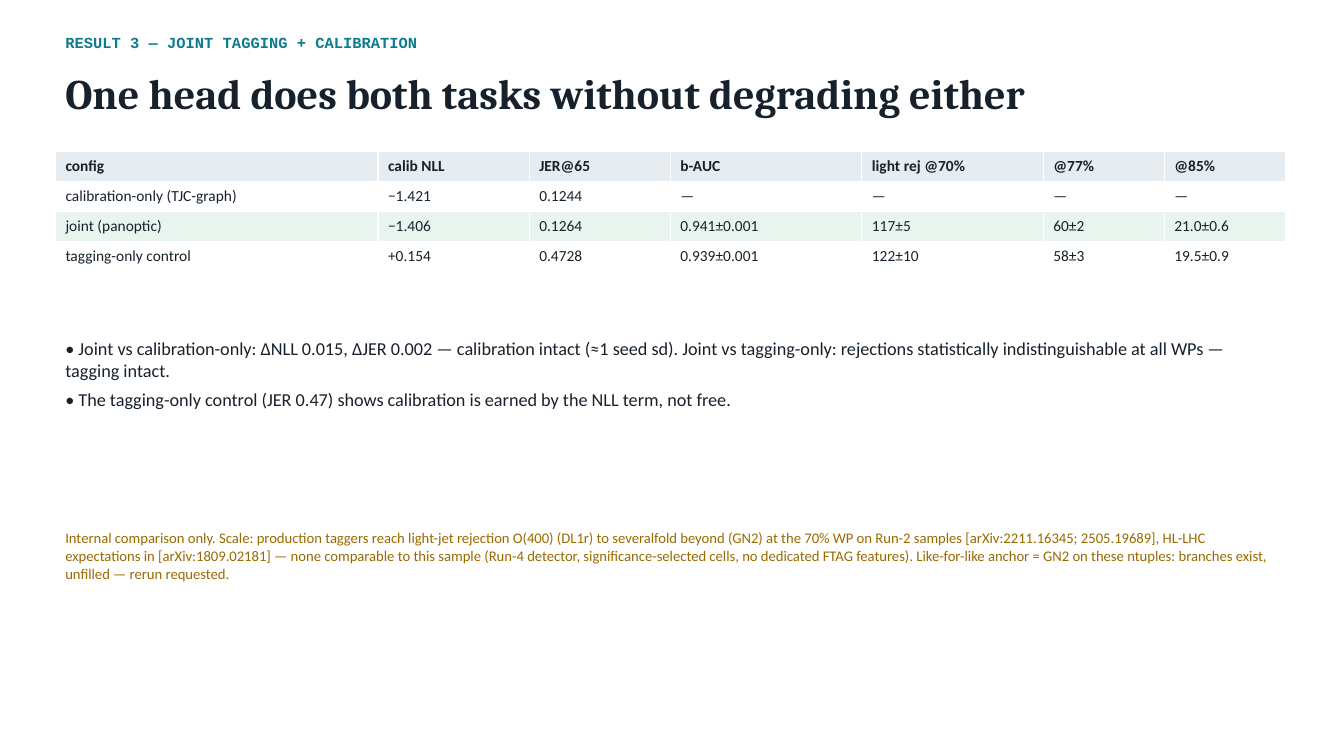
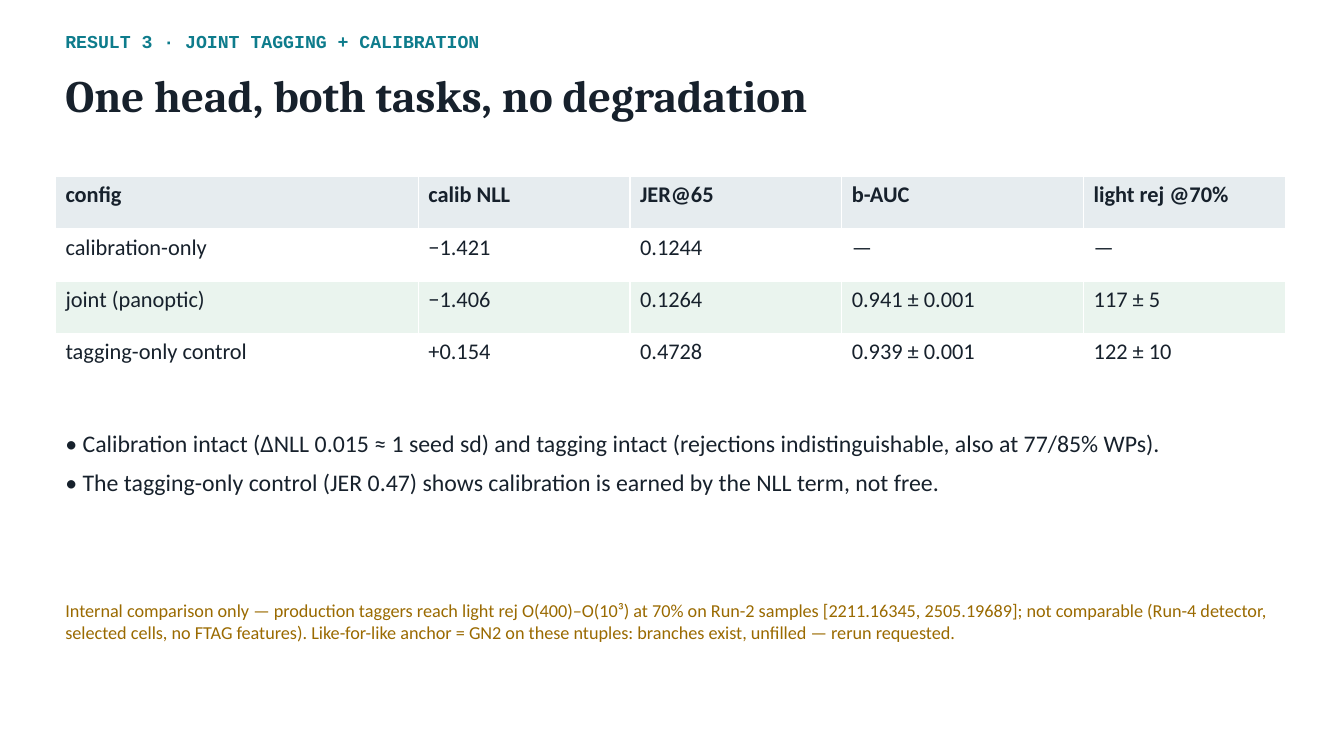
Before and after one commit to afarbin/DetectorFoundationModel, a slide deck: slide 14 of talks/2026-08-26-group-meeting/DFM_group_meeting.pptx (slide 10 before the commit). Drawn at 1344x756 pixels with LibreOffice and Linux fonts; fonts in the diff are those of the drawing. Boxes give left, top, right and bottom in pixels: in the first picture for what was removed or moved away, otherwise in the second. Text is boxed around its words. In the diff, an @@ line names an element or a change of style, - is before the commit and + after.

```diff
--- a/talks/2026-08-26-group-meeting/DFM_group_meeting.pptx
+++ b/talks/2026-08-26-group-meeting/DFM_group_meeting.pptx
@@ text at <box>65,36,479,48</box>: text changed; size 11 to 13 pt @@
-RESULT 3 — JOINT TAGGING + CALIBRATION
+RESULT 3 · JOINT TAGGING + CALIBRATION
@@ text at <box>65,81,807,122</box>: text changed; size 30 to 32 pt @@
-One head does both tasks without degrading either
+One head, both tasks, no degradation
@@ table at <box>55,176,1286,386</box> @@
-column 1, row 2: calibration-only (TJC-graph)
+column 1, row 2: calibration-only
-column 4: b-AUC | — | 0.941±0.001 | 0.939±0.001
-column 5: light rej @70% | — | 117±5 | 122±10
-column 6: @77% | — | 60±2 | 58±3
-column 7: @85% | — | 21.0±0.6 | 19.5±0.9
+column 4: b-AUC | — | 0.941 ± 0.001 | 0.939 ± 0.001
+column 5: light rej @70% | — | 117 ± 5 | 122 ± 10
@@ table: place and size @@
-table at <box>55,151,1286,272</box>
+table at <box>55,176,1286,386</box>
@@ text "• Calibration intact (ΔNLL 0.015 ...": place and size @@
-text "• Calibration intact (ΔNLL 0.015 ..." at <box>65,342,1203,409</box>
+text "• Calibration intact (ΔNLL 0.015 ..." at <box>83,435,1160,495</box>
@@ text at <box>83,435,1160,456</box>: text changed; size 13 to 17 pt @@
-• Joint vs calibration-only: ΔNLL 0.015, ΔJER 0.002 — calibration intact (≈1 seed sd). Joint vs tagging-only: rejections statistically indistinguishable at all WPs — tagging intact.
+• Calibration intact (ΔNLL 0.015 ≈ 1 seed sd) and tagging intact (rejections indistinguishable, also at 77/85% WPs).
@@ text at <box>83,474,939,495</box>: size 13 to 17 pt in "• The tagging-only control (JER 0.47) shows ..."; more space between paragraphs @@
@@ text at <box>65,603,1266,642</box>: text changed; size 10.5 to 13 pt @@
-Internal comparison only. Scale: production taggers reach light-jet rejection O(400) (DL1r) to severalfold beyond (GN2) at the 70% WP on Run-2 samples [arXiv:2211.16345; 2505.19689], HL-LHC expectations in [arXiv:1809.02181] — none comparable to this sample (Run-4 detector, significance-selected cells, no dedicated FTAG features). Like-for-like anchor = GN2 on these ntuples: branches exist, unfilled — rerun requested.
+Internal comparison only — production taggers reach light rej O(400)–O(10³) at 70% on Run-2 samples [2211.16345, 2505.19689]; not comparable (Run-4 detector, selected cells, no FTAG features). Like-for-like anchor = GN2 on these ntuples: branches exist, unfilled — rerun requested.
```
Also in this commit, not shown: 15 other slides changed, 5 slides added.
